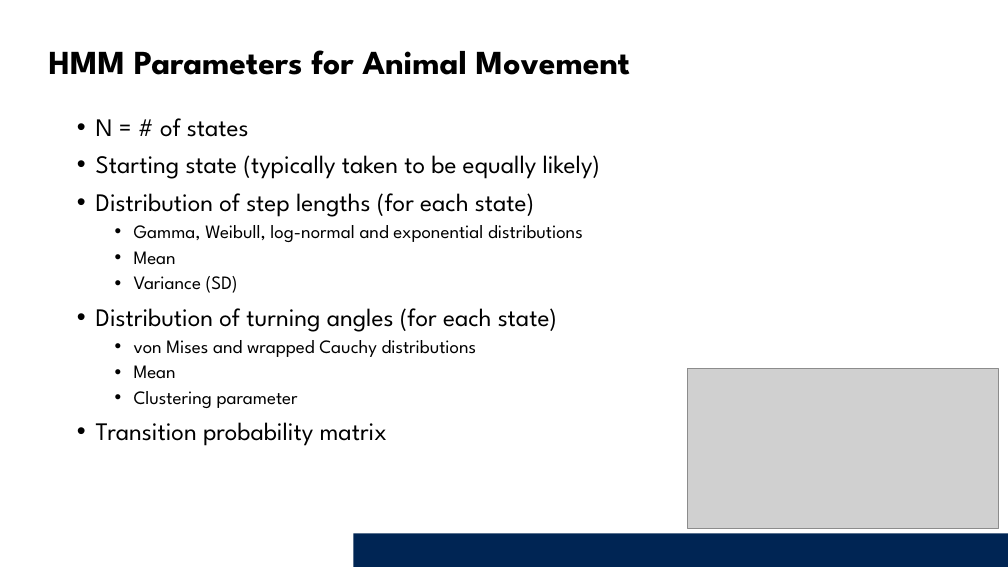
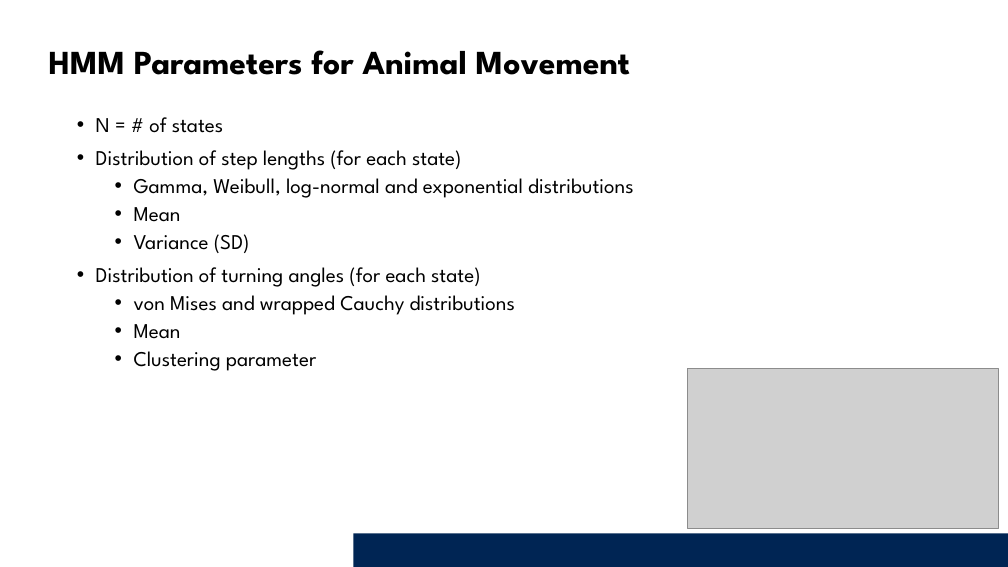
Before and after one commit to Animal-Movements/China_2026, a slide deck: slide 7 of Day5_BehaviourAnalysis_PT2/Presentation/2_IntroAnimalMovements_HMMs.pptx. Drawn at 1008x567 pixels with LibreOffice and Linux fonts; fonts in the diff are those of the drawing; grey boxes stand for pictures; background and template pictures are left out. Boxes give left, top, right and bottom in pixels: in the first picture for what was removed or moved away, otherwise in the second. Text is boxed around its words. In the diff, an @@ line names an element or a change of style, - is before the commit and + after.

```diff
--- a/Day5_BehaviourAnalysis_PT2/Presentation/2_IntroAnimalMovements_HMMs.pptx
+++ b/Day5_BehaviourAnalysis_PT2/Presentation/2_IntroAnimalMovements_HMMs.pptx
@@ text "N = # of states" at bbox=[96, 117, 633, 371]: size 24 to 20 pt in "N = # of states", "Distribution of step lengths (for each state)", "Distribution of turning angles (for each state)"; size 18 to 20 pt in "Gamma, Weibull, log-normal and exponential distributions", "Mean", "Variance (SD)", "von Mises and wrapped Cauchy distributions" and 2 more places @@
@@ text at bbox=[96, 155, 601, 179]: paragraph removed @@
-• Starting state (typically taken to be equally likely)
@@ text at bbox=[96, 422, 387, 446]: paragraph removed @@
-• Transition probability matrix
```
Also in this commit, not shown: 4 other slides changed, 4 slides added, 1 other file.
